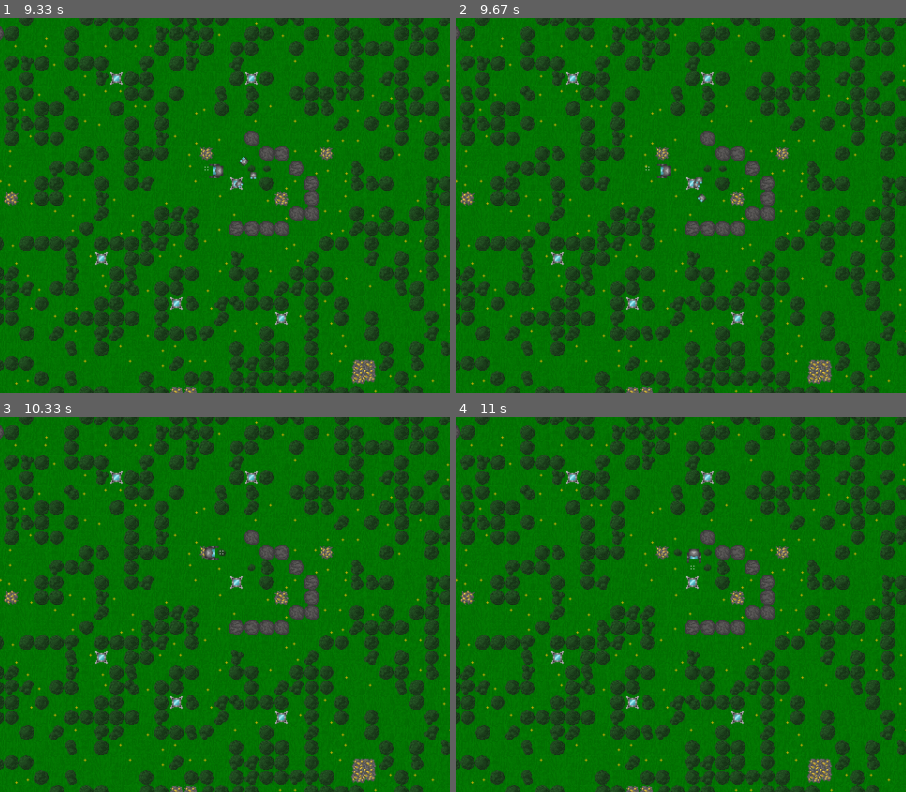
Above: before the commit, frames 1-4 (two rows, left to right).
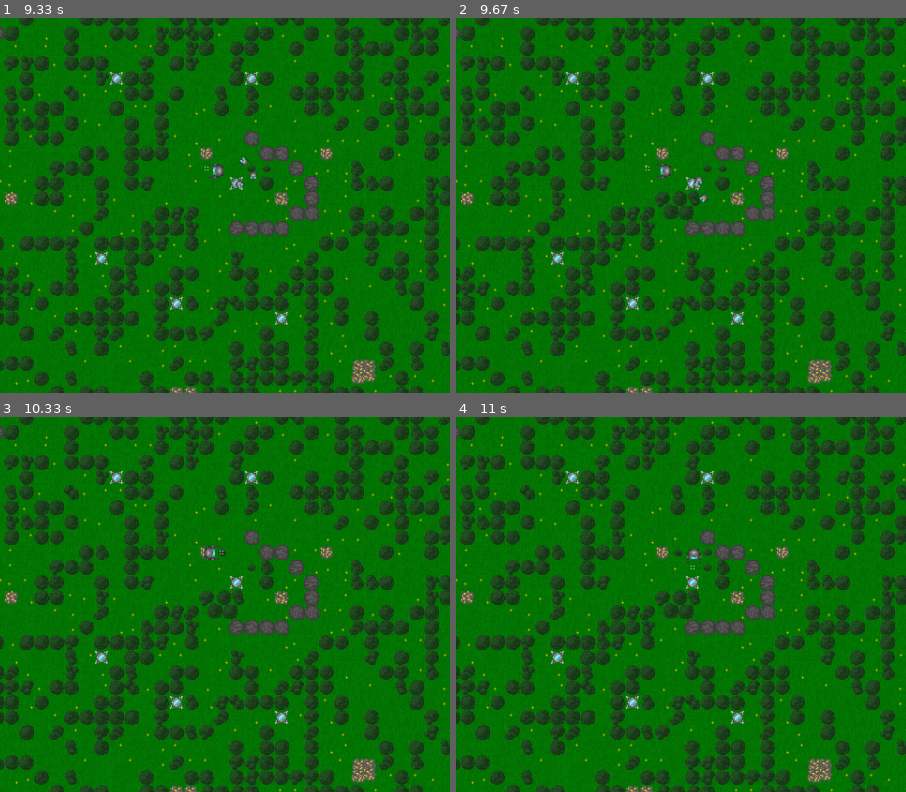
Above: after the commit, the same moments.

Repository: ZeeQyu/TileGame
Game: pygame game, started from main.py
Two runs of this game, one before a commit and one after it. Both use one fixed random seed, a clock stepped at 60 frames per second and the inputs below. The source is Python 2; it was converted automatically to run under Python 3.
Inputs:
- Up to frame 1 (9.33 s): hold Z 0.33-0.8 s; hold Up 0.33-0.8 s; hold Up 0.83-1.3 s; hold W 0.83-1.3 s; tap F at 0.9, 1.2, 1.4, 1.7, 2.07, 2.47, 2.77, 2.97, 3.27, 3.8, 4.13, 4.43, 4.97, 5.37, 5.67, 6.03, 6.43, 6.73, 6.93, 7.23, 7.43, 7.77, 8.07, 8.27, 8.57, 8.83, 9.17 s; hold Right 1.33-1.97 s; hold D 1.33-1.97 s; hold Down 2-2.37 s; hold S 2-2.37 s; hold Left 2.4-2.87 s; hold A 2.4-2.87 s; hold Right 2.9-3.37 s; hold D 2.9-3.37 s; tap Insert at 3.4, 4.57 s; hold W 3.73-4.03 s; hold D 4.07-4.53 s; hold Up 4.9-5.27 s; hold W 4.9-5.27 s; hold Right 5.3-5.93 s; hold D 5.3-5.93 s; hold Down 5.97-6.33 s; hold S 5.97-6.33 s; hold Left 6.37-6.83 s; hold A 6.37-6.83 s; hold Right 6.87-7.33 s; hold D 6.87-7.33 s; hold Up 7.37-7.67 s; hold W 7.37-7.67 s; hold Right 7.7-8.17 s; hold D 7.7-8.17 s; hold Left 8.2-8.73 s; hold A 8.2-8.73 s; hold Down 8.77-9.07 s; hold S 8.77-9.07 s; hold Left from 9.1 s (still down); hold A from 9.1 s (still down)
- Up to frame 2 (9.67 s): tap F at 9.47 s; release Left at 9.5 s; release A at 9.5 s; tap Z at 9.53 s
- Up to frame 3 (10.33 s): hold Up 9.87-10.23 s; hold W 9.87-10.23 s; tap F at 9.93 s; hold Right from 10.27 s (still down); hold D from 10.27 s (still down)
- Up to frame 4 (11 s): tap F at 10.33, 10.63 s; tap Z at 10.42 s; release Right at 10.9 s; release D at 10.9 s; hold Down from 10.93 s (still down); hold S from 10.93 s (still down)
The pictures show only the part of the screen within x 25-75%, y 27-77%; the shares and areas given below are measured in that part.

Frame 1 is identical in both runs. In frame 2, 0.5% of the frame differs, in the area x 44-56%, y 46-54%; in frame 3, 0.5%; in frame 4, 0.5%.

Commit message:
Readded planting megatrees

Diff:
--- a/src/globals.py
+++ b/src/globals.py
@@ -63,6 +63,7 @@
         ["place_tile", pgl.K_d, "placing a tile on the spot the player is looking at."],
         ["pick_up_tile", pgl.K_e, "picking up or placing down a package on the ground."],
         ["build_structure", pgl.K_q, "opening a menu of what can be built."],
+        ["plant_megatree", pgl.K_z, "planting a megatree on the tile two tiles below the player."],
 
         ["spawn_beetle", pgl.K_a, "spawning a beetle at the player's feet."],
         ["duplicate_beetles", pgl.K_s, "activating the beetles' self-duplicating process."],
--- a/src/players.py
+++ b/src/players.py
@@ -193,6 +193,12 @@
         elif (event.key == g.key_dict["pick_up_tile"][0] and
             event.type == pgl.KEYDOWN):
             self.toggle_grab = True
+        elif (event.key == g.key_dict["plant_megatree"][0]):
+            x, y = self.get_tile()
+            width, height = c.IMAGES["megatree"].multi_tile
+            if tiles.area_is_free(x, y + 2, width, height):
+                tiles.make_tile("megatree", x, y + 2)
+            print "Tried making megatree"
         elif event.key == g.key_dict["build_structure"][0]:
             pass
 
